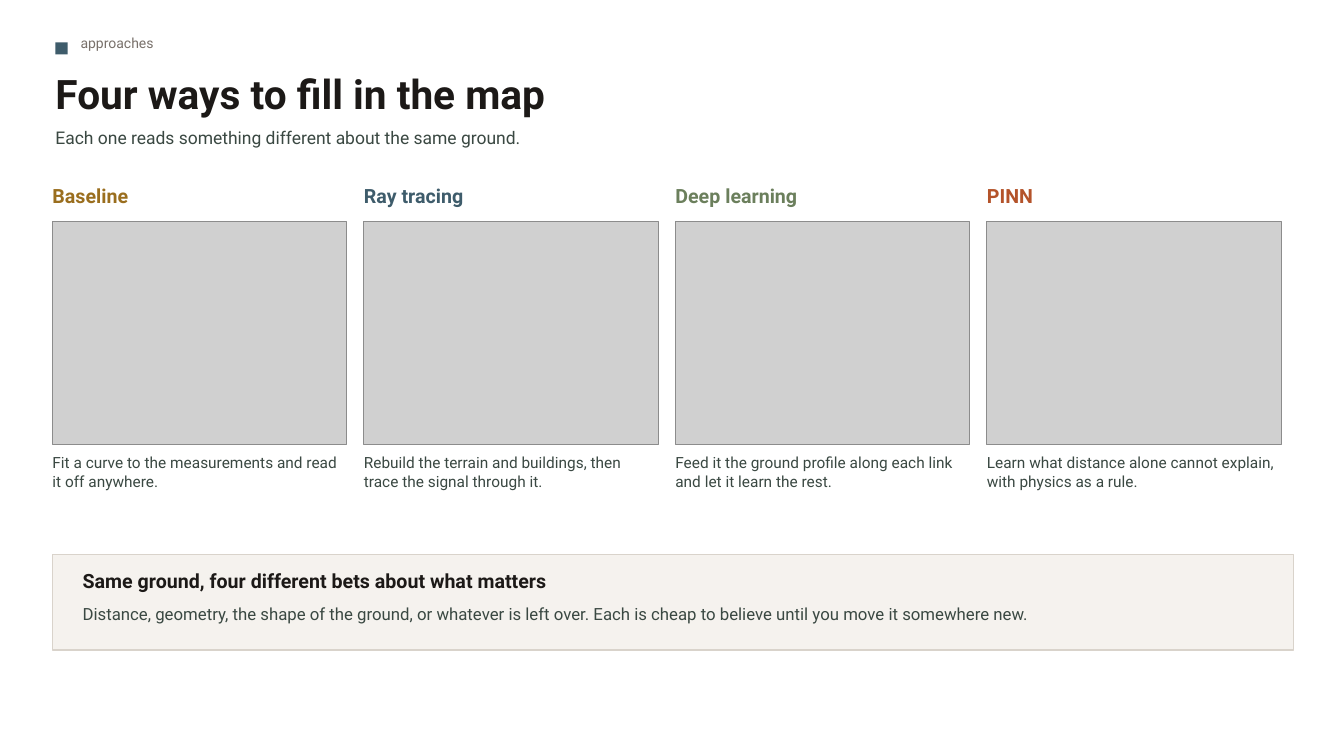
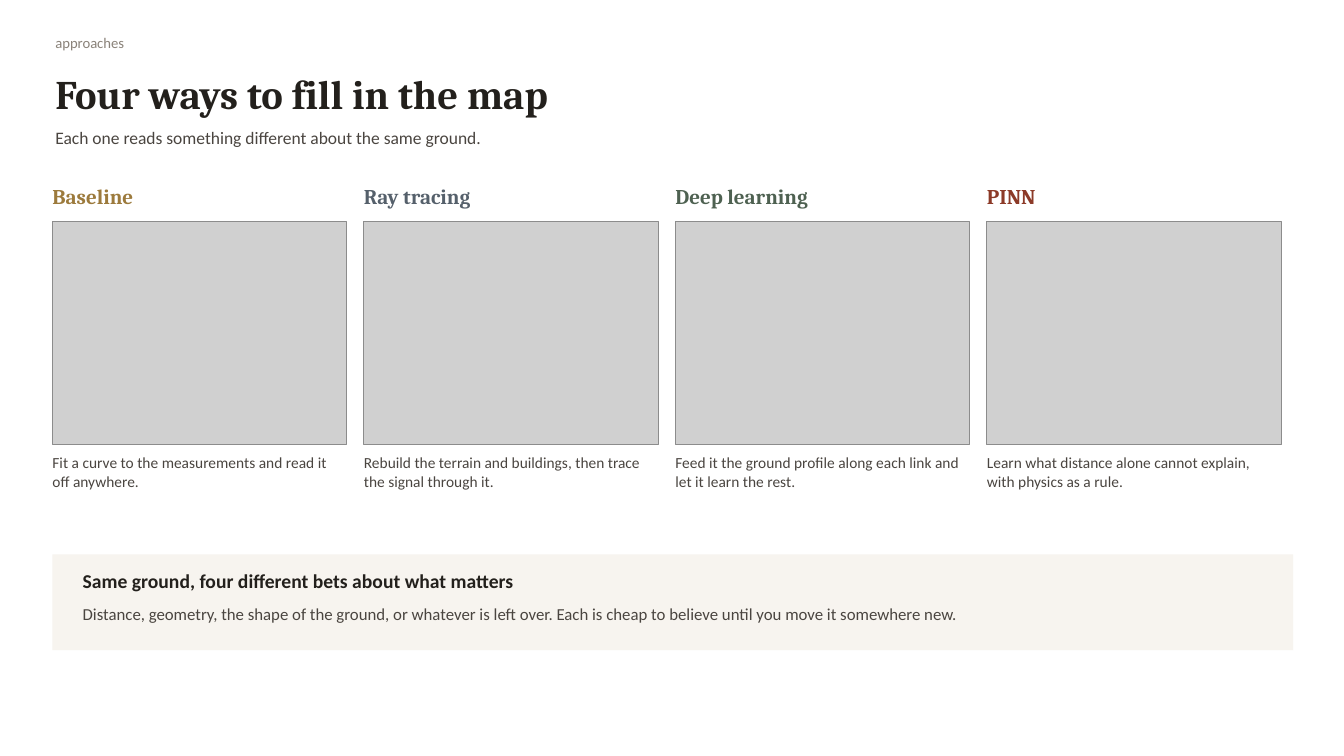
Before and after one commit to mtang724/arathon-c03-rural-infrastructure-placement, a slide deck: slide 3 of ARA_Challenge3.pptx. Drawn at 1344x756 pixels with LibreOffice and Linux fonts; fonts in the diff are those of the drawing; grey boxes stand for pictures. Boxes give left, top, right and bottom in pixels: in the first picture for what was removed or moved away, otherwise in the second. Text is boxed around its words. In the diff, an @@ line names an element or a change of style, - is before the commit and + after.

```diff
--- a/ARA_Challenge3.pptx
+++ b/ARA_Challenge3.pptx
@@ text "approaches": place and size @@
-text "approaches" at [81,37,154,51]
+text "approaches" at [55,38,124,51]
@@ text "approaches" at [55,38,124,51]: size 10 to 10.5 pt, font Roboto to Calibri, text colour #79716B to #8A8279 @@
@@ rectangle removed at [55,42,68,54] @@
@@ text "Four ways to fill in ..." at [55,80,548,118]: font Roboto to Cambria, text colour #1C1917 to #23201C @@
@@ text "Baseline" at [52,189,133,204]: size 14 to 15 pt, font Roboto to Cambria, text colour #9A6E1E to #9C7A3C @@
@@ text "Ray tracing" at [364,189,470,209]: size 14 to 15 pt, font Roboto to Cambria, text colour #3E5C6B to #55606B @@
@@ text "Deep learning" at [675,189,807,209]: size 14 to 15 pt, font Roboto to Cambria, text colour #6B7F5C to #4E6151 @@
@@ text "PINN" at [987,190,1036,204]: size 14 to 15 pt, font Roboto to Cambria, text colour #B4532A to #8C3A28 @@
@@ rectangle at [52,555,1294,650]: fill #F5F2EE to #F7F4EF; outline #D9D3CB 1 pt to none @@
@@ text "Same ground, four different bets ..." at [83,574,514,592]: font Roboto to Calibri, text colour #1C1917 to #23201C @@
@@ font Roboto to Calibri, text colour #3A4842 to #4A4540 in 6 elements at [55,132,481,147], [52,457,327,490], [364,457,640,490], [675,457,959,487], [987,457,1250,490], [83,608,956,623] @@
```
Also in this commit, not shown: 5 other slides changed, 2 other files.
